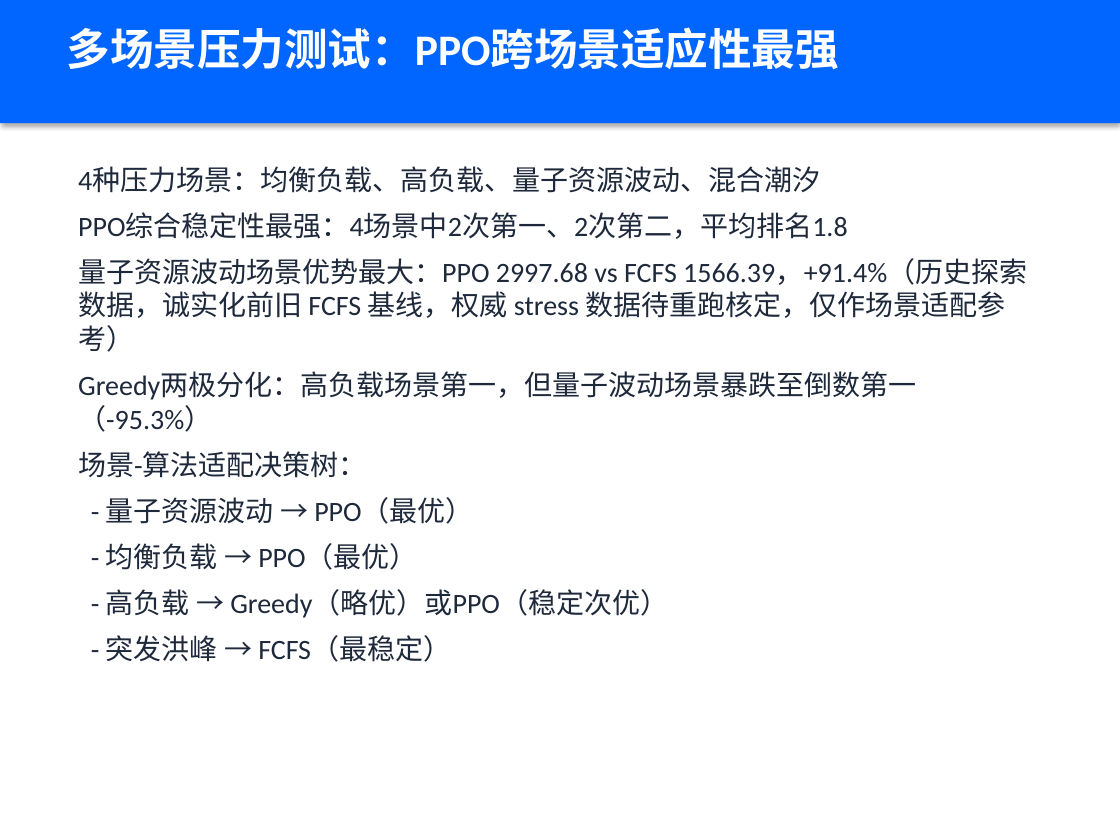
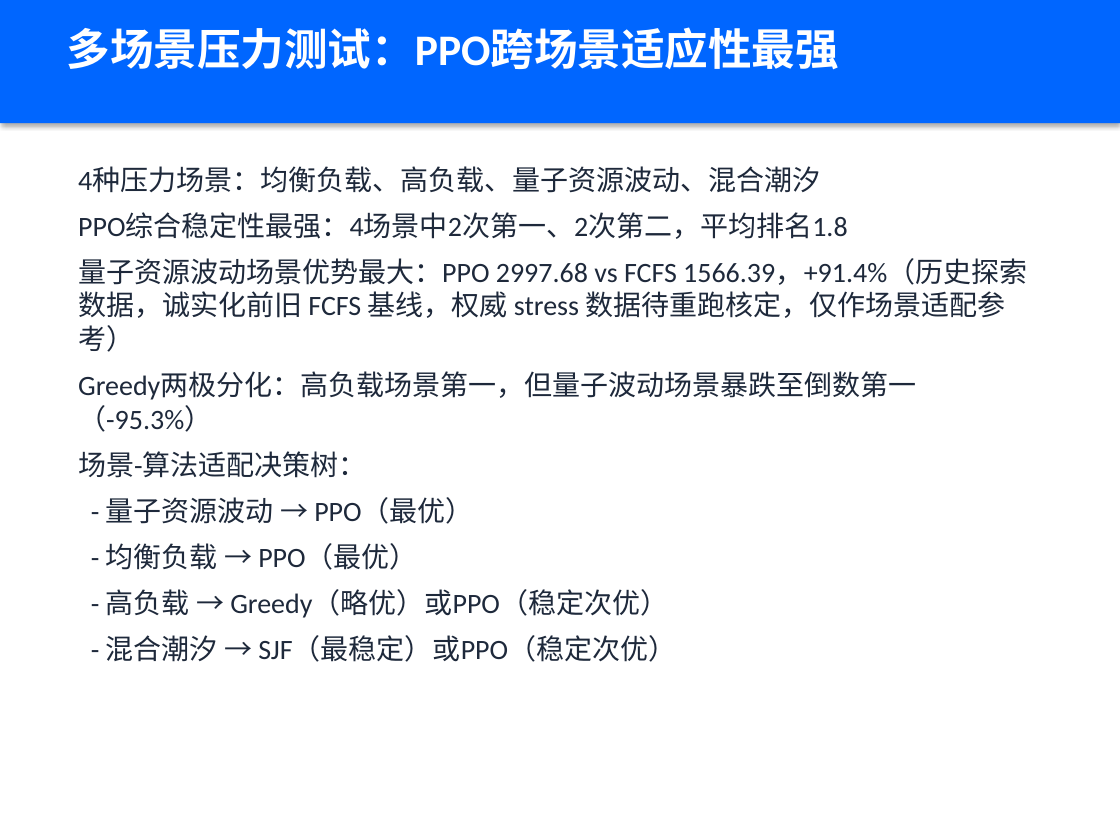
Before and after one commit to xiabai2008/quantum-rl-scheduler, a slide deck: slide 12 of deliverable_models/答辩PPT.pptx. Drawn at 1120x840 pixels with LibreOffice and Linux fonts; fonts in the diff are those of the drawing. Boxes give left, top, right and bottom in pixels: in the first picture for what was removed or moved away, otherwise in the second. Text is boxed around its words. In the diff, an @@ line names an element or a change of style, - is before the commit and + after.

```diff
--- a/deliverable_models/答辩PPT.pptx
+++ b/deliverable_models/答辩PPT.pptx
@@ text at box(106, 635, 676, 662): text changed @@
-- 突发洪峰 → FCFS（最稳定）
+- 混合潮汐 → SJF（最稳定）或PPO（稳定次优）
```
Also in this commit, not shown: 8 other slides changed, 1 slide added, 1 slide removed, 1 other file.
